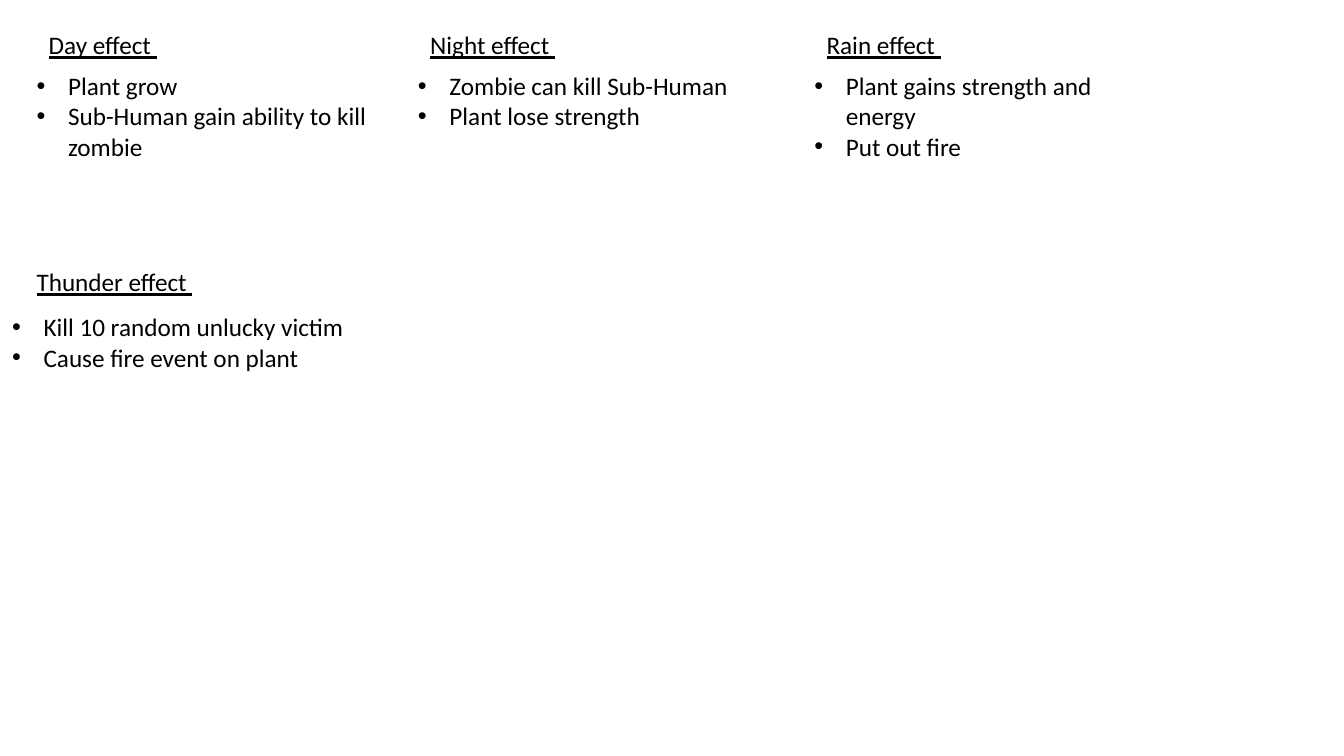
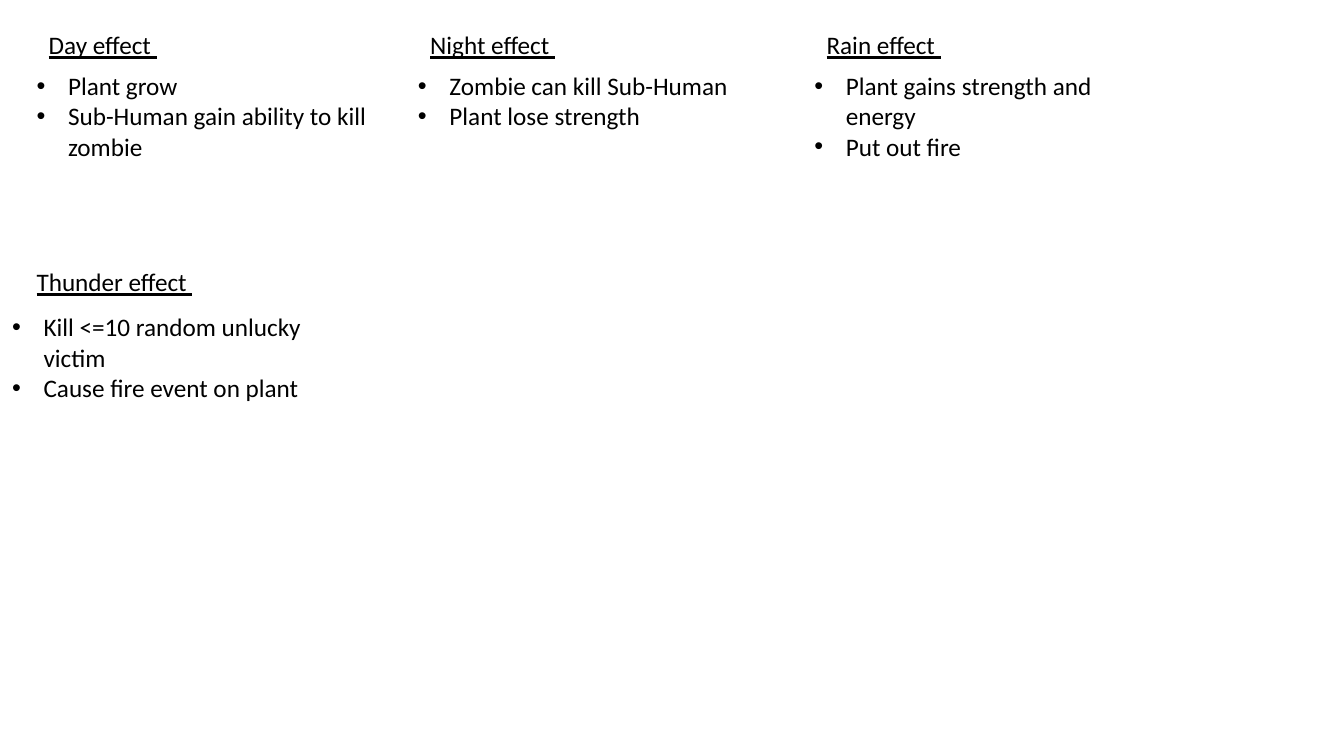
Before and after one commit to Creator-LY/apoca-sim, a slide deck: slide 5 of sim-design.pptx. Drawn at 1344x756 pixels with LibreOffice and Linux fonts; fonts in the diff are those of the drawing. Boxes give left, top, right and bottom in pixels: in the first picture for what was removed or moved away, otherwise in the second. Text is boxed around its words. In the diff, an @@ line names an element or a change of style, - is before the commit and + after.

```diff
--- a/sim-design.pptx
+++ b/sim-design.pptx
@@ text at [44,318,301,367]: text changed @@
-• Kill 10 random unlucky victim
+• Kill <=10 random unlucky victim
```
Also in this commit, not shown: 28 other files.
